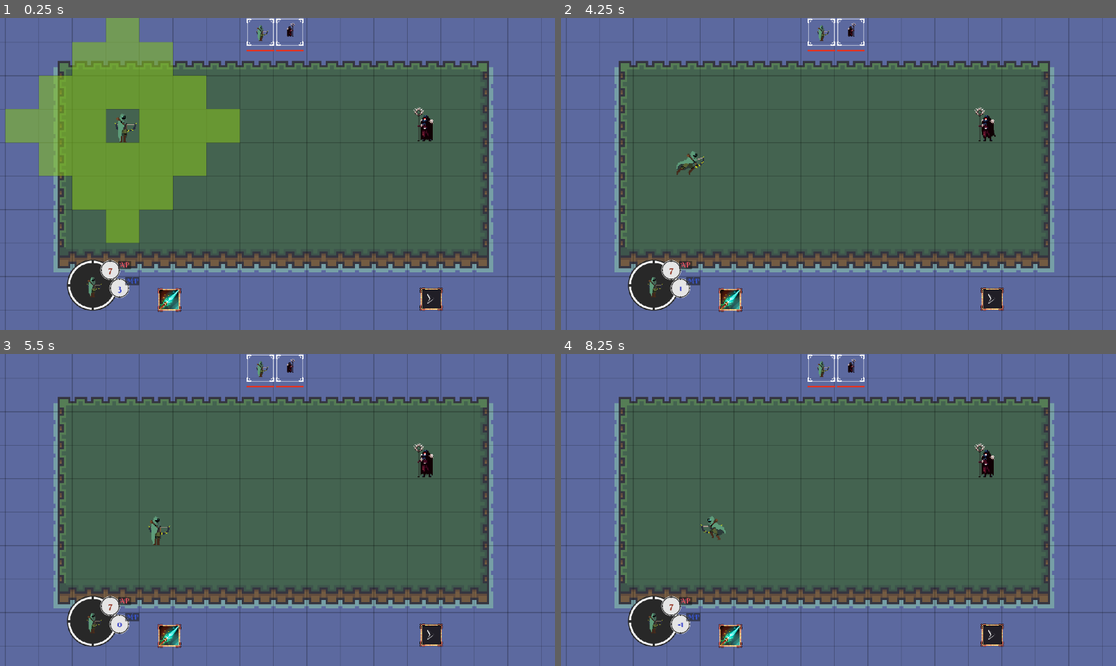
Above: before the commit, frames 1-4 (two rows, left to right).
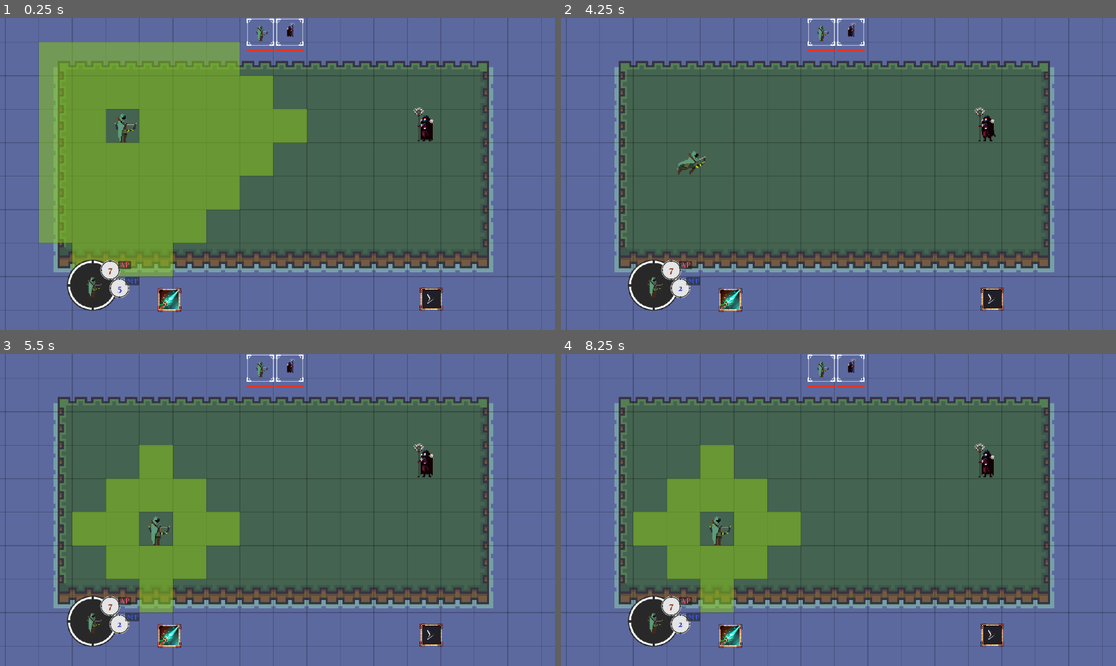
Above: after the commit, the same moments.

Repository: Xeronax/laughing-arrow
Game: Godot game, scene res://Main.tscn
The game is run twice, just before and just after one commit, with the same random seed, the same clock (stepped at 60 frames per second) and the same inputs.
Inputs (mouse positions are in pixels of both pictures, inside the frame that each line leads up to):
- Up to frame 1 (0.25 s): no input
- Up to frame 2 (4.25 s): click (821, 33) at 0.52 s; click (821, 33) at 1.27 s; click (821, 33) at 2.02 s; move the mouse to (960, 158) at 2.77 s; click (960, 158) at 2.92 s; tap Enter at 3.5 s; move the mouse to (727, 189) at 3.52 s; click (727, 189) at 3.67 s
- Up to frame 3 (5.5 s): move the mouse to (333, 441) at 4.27 s; click (333, 441) at 4.42 s; move the mouse to (249, 572) at 5.02 s; click (249, 572) at 5.17 s
- Up to frame 4 (8.25 s): move the mouse to (1005, 556) at 5.77 s; click (1005, 556) at 5.92 s; move the mouse to (672, 463) at 6.52 s; click (672, 463) at 6.67 s; move the mouse to (866, 510) at 7.27 s; click (866, 510) at 7.42 s; move the mouse to (755, 432) at 8.02 s; click (755, 432) at 8.17 s

The runs differ from the first frame. In frame 1, 13% of the frame differs, in the area x 1-56%, y 0-88%; in frame 2, 0.1%; in frame 3, 7.8%; in frame 4, 8.0%.

Commit message:
Simplified movement function & UI hover detection

Diff:
--- a/Main.tscn
+++ b/Main.tscn
@@ -178,6 +178,7 @@
 3:7/animation_frame_3/duration = 1.0
 3:7/0 = 0
 4:7/0 = 0
+4:7/0/probability = 0.0
 
 [sub_resource type="TileSet" id="TileSet_o7cbq"]
 physics_layer_0/collision_layer = 1
--- a/characters/battle_character.gd
+++ b/characters/battle_character.gd
@@ -32,7 +32,7 @@
 		print("Starting ai behavior")
 		ai_component.turn_behavior()
 	else:
-		_highlight_movement_range()
+		highlight_movement_range()
 
 func end_turn() -> void:
 	movement_cells.clear()
@@ -44,6 +44,25 @@
 	stats.set_hp(stats.hp - damage_event.final_damage)
 	sprite_component.Sprite.play("get_hit")
 	_create_damage_popup(damage_event.final_damage)
+
+func move(cell: Vector2i) -> void:
+	var path: Array[Vector2i] = Global.path_to_cell(self.grid_position, cell)
+	if path.size() > stats.mp:
+		return
+	moving = true
+	reversed = cell.x < grid_position.x
+	var tween: Tween = get_tree().create_tween()
+	if path.is_empty():
+		return
+	sprite_component.animation_player.play("run")
+	for point in path:
+		stats.set_mp(stats.mp - 1)
+		tween.tween_property(self, "global_position", Global.grid_to_global_position(point), 0.5)
+	tween.tween_callback(func ():
+		sprite_component.animation_player.play("idle")
+		moving = false
+		grid_position = cell
+		)
 
 func _reset_resources():
 	stats.set_ap(stats.max_ap)
@@ -58,55 +77,41 @@
 	var tween: Tween = get_tree().create_tween()
 	var x_component: float = loc.x + randf_range(-30, 30)
 	var y_component: float = loc.y - randf_range(35, 60)
-	tween.tween_property(damage_popup, "position", Vector2(x_component, y_component), .5)
+	tween.tween_property(damage_popup, "position", Vector2(x_component, y_component), .5).set_ease(Tween.EASE_OUT)
 
 	Global.ui.add_child(damage_popup)
 	damage_popup.position = loc
 	label.text = str(damage)
 	animation.play("popup")
 
-func move(cell: Vector2i) -> void:
-	var path: Array[Vector2i] = Global.path_to_cell(self.grid_position, cell)
-	_create_move_tween(path).call()
+func _update_movement_range(pos: Vector2i = grid_position) -> void:
+	if stats.mp <= 0:
+		movement_cells.clear()
+		return
+	var map_grid: TileMapLayer = Global.map
+	movement_cells.clear()
+	var explored: Array[Vector2i] = []
+	var queue: Array[Vector2i] = [ grid_position ]
+	while not queue.is_empty():
+		var current_cell: Vector2i = queue.pop_back()
+		# Nonwalkable cell check
+		var cell_data: TileData = map_grid.get_cell_tile_data(current_cell)
+		if cell_data.probability < 1:
+			continue
+		# Distance check
+		var dist: int = abs((grid_position - current_cell).x) + abs((grid_position - current_cell).y)
+		if dist > stats.mp:
+			continue
 
-func _create_move_tween(path: Array[Vector2i]) -> Callable:
-	var temp: Array[Vector2i] = path.duplicate()
-	if temp.is_empty():
-		return func ():
-			sprite_component.animation_player.play("idle")
-			_highlight_movement_range()
-	var cell: Vector2i = temp.pop_front()
-	return func ():
-		var tween: Tween = get_tree().create_tween()
-		reversed = grid_position > cell
-		stats.set_mp(stats.mp - 1)
-		grid_position = cell
-		sprite_component.animation_player.play("run")
-		tween.tween_property(self, "global_position", Global.grid_to_global_position(cell), .5)
-		tween.tween_callback(_create_move_tween(temp))
-	print(cell)
+		if explored.has(current_cell):
+			continue
+		if current_cell != grid_position:
+			movement_cells.append(current_cell)
+		explored.append(current_cell)
+		for neighbor in map_grid.get_surrounding_cells(current_cell):
+			queue.push_back(neighbor)
 
-func _highlight_movement_range(pos: Vector2i = grid_position) -> void:
-	if stats.mp <= 0:
-		return
-	var movement_range: int = stats.mp
-	var highlight_map: TileMapLayer = Global.highlight_map
-	movement_cells.clear()
-
-	for dist in range(0, movement_range):
-		var up: Vector2i = grid_position + Vector2i(0, -dist)
-		var down: Vector2i = grid_position + Vector2i(0, dist)
-		var left: Vector2i = grid_position + Vector2i(-dist, 0)
-		var right: Vector2i = grid_position + Vector2i(dist, 0)
-		for direction in [up, down, left, right]:
-			movement_cells.append_array(
-				highlight_map.get_surrounding_cells(direction).filter(func (cell):
-					if movement_cells.has(cell):
-						return false
-					if cell == grid_position:
-						return false
-					return true
-					)
-				)
+func highlight_movement_range() -> void:
+	_update_movement_range()
 	for cell in movement_cells:
 		Global.highlight_cell(cell, Global.GREEN_HIGHLIGHT)
--- a/characters/necromancer/Necromancer.tscn
+++ b/characters/necromancer/Necromancer.tscn
@@ -936,6 +936,18 @@
 "transitions": PackedFloat32Array(1, 1, 1, 1, 1, 1, 1, 1, 1),
 "update": 1,
 "values": [0, 1, 2, 3, 4, 5, 6, 7, 8]
+}
+tracks/2/type = "value"
+tracks/2/imported = false
+tracks/2/enabled = true
+tracks/2/path = NodePath("AnimatedSprite2D/AnimationPlayer:speed_scale")
+tracks/2/interp = 1
+tracks/2/loop_wrap = true
+tracks/2/keys = {
+"times": PackedFloat32Array(0),
+"transitions": PackedFloat32Array(1),
+"update": 0,
+"values": [0.4]
 }
 
 [sub_resource type="Animation" id="Animation_2wglr"]
@@ -1007,8 +1019,24 @@
 "values": [0, 1, 2, 3, 4, 5, 6, 7, 8, 9]
 }
 
+[sub_resource type="Animation" id="Animation_myefp"]
+length = 0.001
+tracks/0/type = "value"
+tracks/0/imported = false
+tracks/0/enabled = true
+tracks/0/path = NodePath("AnimatedSprite2D/AnimationPlayer:speed_scale")
+tracks/0/interp = 1
+tracks/0/loop_wrap = true
+tracks/0/keys = {
+"times": PackedFloat32Array(0),
+"transitions": PackedFloat32Array(1),
+"update": 0,
+"values": [1.0]
+}
+
 [sub_resource type="AnimationLibrary" id="AnimationLibrary_3aka1"]
 _data = {
+"RESET": SubResource("Animation_myefp"),
 "attack": SubResource("Animation_r3eki"),
 "get_hit": SubResource("Animation_oi4ny"),
 "idle": SubResource("Animation_2wglr"),
@@ -1026,7 +1054,8 @@
 [node name="AnimatedSprite2D" type="AnimatedSprite2D" parent="."]
 position = Vector2(1, 2)
 sprite_frames = SubResource("SpriteFrames_j07fn")
-animation = &"attack"
+animation = &"get_hit"
+frame = 8
 speed_scale = 0.5
 
 [node name="AnimationPlayer" type="AnimationPlayer" parent="AnimatedSprite2D"]
--- a/characters/player/Player.tscn
+++ b/characters/player/Player.tscn
@@ -258,7 +258,7 @@
 
 [sub_resource type="Animation" id="Animation_pvpa4"]
 resource_name = "attack"
-length = 0.3333
+length = 0.4
 tracks/0/type = "value"
 tracks/0/imported = false
 tracks/0/enabled = true
@@ -328,7 +328,7 @@
 [node name="AnimatedSprite2D" type="AnimatedSprite2D" parent="."]
 sprite_frames = SubResource("SpriteFrames_rhcyd")
 animation = &"attack"
-frame = 9
+frame = 10
 speed_scale = 0.5
 
 [node name="AnimationPlayer" type="AnimationPlayer" parent="AnimatedSprite2D"]
@@ -353,7 +353,7 @@
 max_hp = 50
 attack = 1
 max_ap = 7
-max_mp = 3
+max_mp = 5
 target_node = NodePath("..")
 
 [node name="Spellbook" type="Node" parent="."]
--- a/global.gd
+++ b/global.gd
@@ -10,6 +10,7 @@
 var highlight_map: TileMapLayer = null
 var ui: CanvasLayer = null
 var pathfinding_map: AStarGrid2D = null
+var mouse_on_ui: bool = false
 
 
 func _ready() -> void:
--- a/layer_holder.gd
+++ b/layer_holder.gd
@@ -29,6 +29,23 @@
 		var ending_point: Vector2 = Vector2(map_width * tile_size, y * tile_size)
 		draw_line(starting_point, ending_point, grid_color, grid_width)
 
+func _process(_delta: float) -> void:
+	if not (current_controller.is_turn and current_controller.stats.mp > 0):
+		return
+	if current_controller.moving:
+		return
+	if Global.mouse_on_ui:
+		current_controller.highlight_movement_range()
+		return
+	var mouse_grid_position: Vector2i = map.local_to_map(get_local_mouse_position())
+	if current_controller.movement_cells.has(mouse_grid_position):
+		highlight_map.clear()
+		var path: Array[Vector2i] = Global.path_to_cell(current_controller.grid_position, mouse_grid_position)
+		for cell in path:
+			Global.highlight_cell(cell, Global.GREEN_HIGHLIGHT)
+	else:
+		current_controller.highlight_movement_range()
+
 func _unhandled_input(event: InputEvent) -> void:
 	if event is not InputEventMouseButton:
 		return
--- a/spells/death_lance/death_lance.gd
+++ b/spells/death_lance/death_lance.gd
@@ -13,7 +13,6 @@
 	ap_cost = 5
 	spell_range = 6
 	targeting_method = TargetType.ANY
-	var anim
 
 func cast() -> bool:
 	if not super():
--- a/ui/character_frame/character_frame.gd
+++ b/ui/character_frame/character_frame.gd
@@ -14,6 +14,8 @@
 func _ready() -> void:
 	await(target.ready)
 	switch_target(target)
+	mouse_entered.connect(func (): Global.mouse_on_ui = true)
+	mouse_exited.connect(func (): Global.mouse_on_ui = false)
 
 func switch_target(character: BattleCharacter) -> void:
 	if target:
--- a/ui/spells/spell_slot.gd
+++ b/ui/spells/spell_slot.gd
@@ -9,6 +9,8 @@
 
 
 func _ready() -> void:
+	mouse_entered.connect(func (): Global.mouse_on_ui = true)
+	mouse_exited.connect(func (): Global.mouse_on_ui = false)
 	await(player.ready)
 	var spellbook = player.spellbook
 	var spells: Array = spellbook.get_children()
--- a/ui/turn_order/end_turn_button.gd
+++ b/ui/turn_order/end_turn_button.gd
@@ -5,14 +5,20 @@
 
 # Called when the node enters the scene tree for the first time.
 func _ready() -> void:
-	button.pressed.connect(target.end_turn)
-	target.turn_starting.connect(_enable)
-	pass # Replace with function body.
+	mouse_entered.connect(func (): Global.mouse_on_ui = true)
+	mouse_exited.connect(func (): Global.mouse_on_ui = false)
+	_focus_target(target)
 
 func _enable() -> void:
 	button.set_disabled(false)
 
+func _disable() -> void:
+	button.set_disabled(true)
+
 func _focus_target(character: BattleCharacter) -> void:
-	target.turn_starting.disconnect(_enable)
+	if target.turn_starting.is_connected(_enable):
+		target.turn_starting.disconnect(_enable)
 	target = character
+	button.pressed.connect(target.end_turn)
 	target.turn_starting.connect(_enable)
+	target.turn_ending.connect(_disable)
--- a/ui/turn_order/turn_list.gd
+++ b/ui/turn_order/turn_list.gd
@@ -6,6 +6,8 @@
 
 # Called when the node enters the scene tree for the first time.
 func _ready() -> void:
+	mouse_entered.connect(func (): Global.mouse_on_ui = true)
+	mouse_exited.connect(func (): Global.mouse_on_ui = false)
 	_battle_manager.participants_populated.connect(_create_list)
 
 func _get_box(character: BattleCharacter) -> Variant:
Not shown: 1 places in characters/necromancer/Necromancer.tscn that only renumber resources
